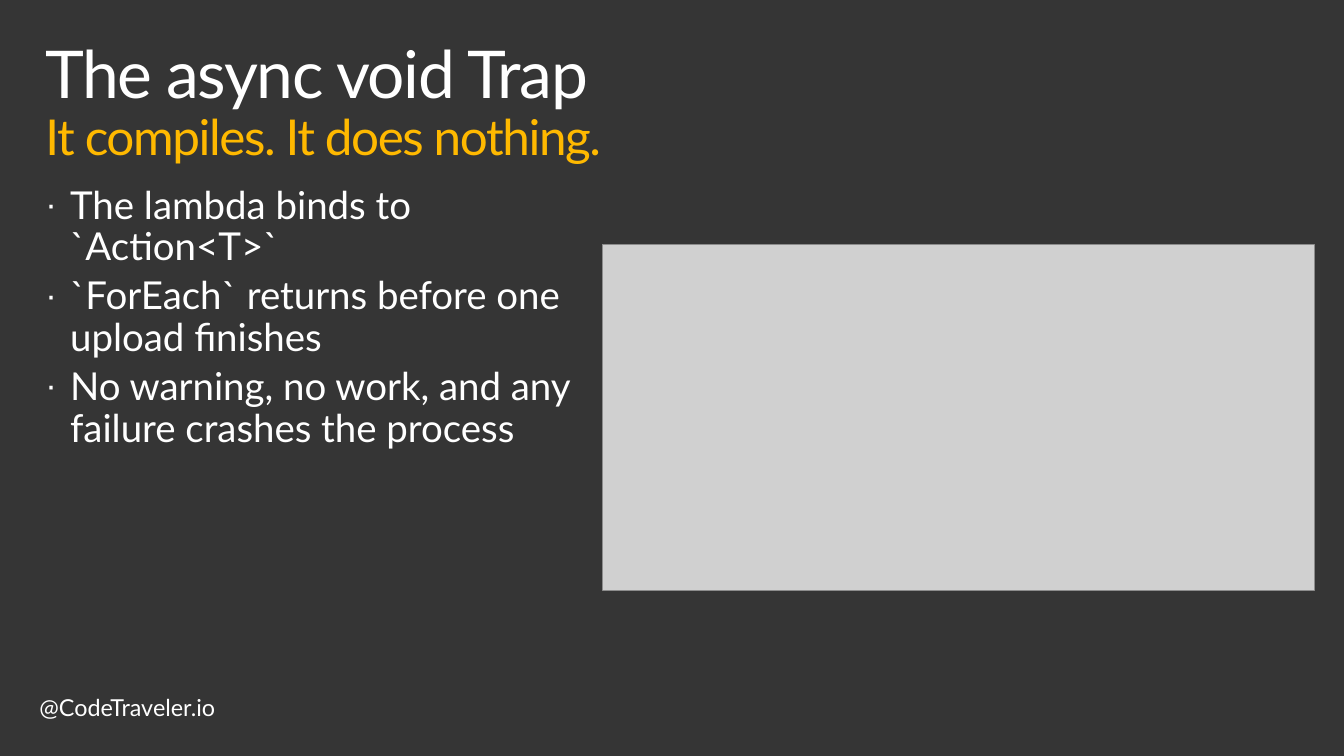
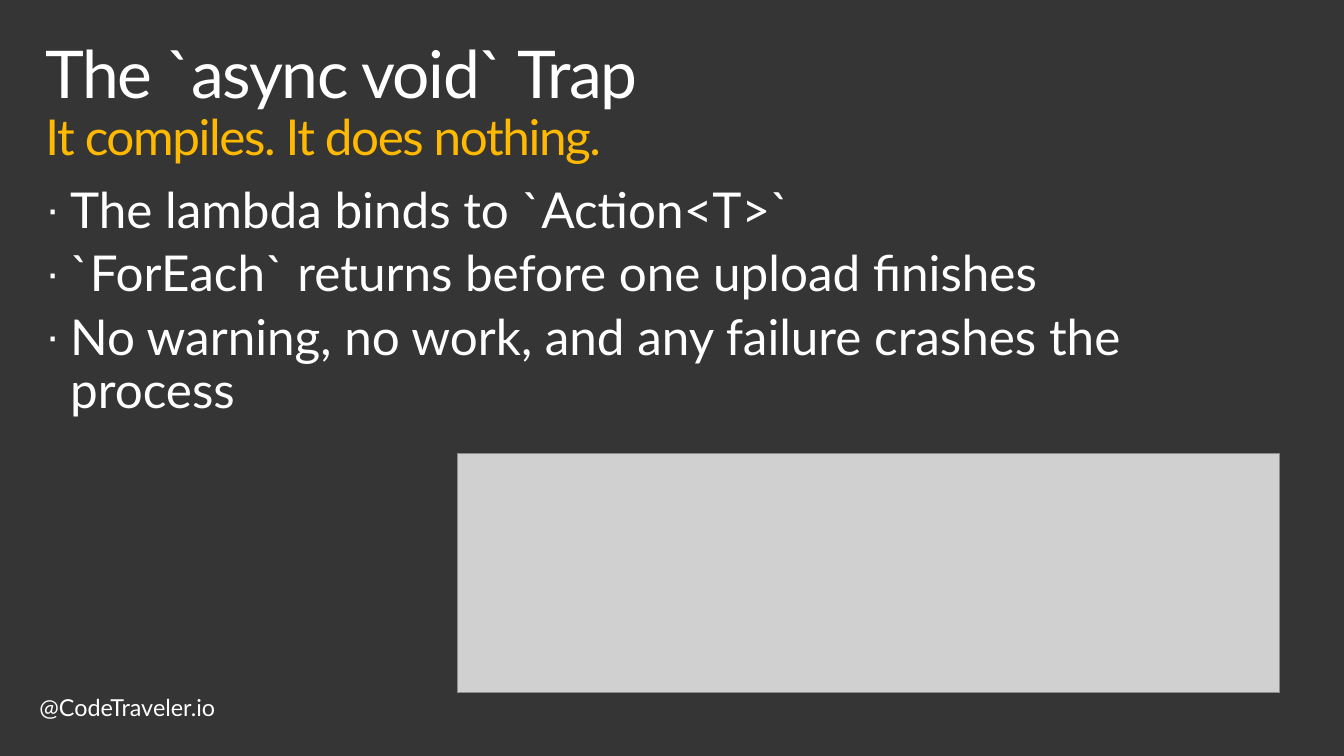
Before and after one commit to TheCodeTraveler/BecomeAnExpertWithAsyncAwait, a slide deck: slide 7 of 7. Data Parallelism/DataParallelism.pptx (slide 9 before the commit). Drawn at 1344x756 pixels with LibreOffice and Linux fonts; fonts in the diff are those of the drawing; grey boxes stand for pictures; background and template pictures are left out. Boxes give left, top, right and bottom in pixels: in the first picture for what was removed or moved away, otherwise in the second. Text is boxed around its words. In the diff, an @@ line names an element or a change of style, - is before the commit and + after.

```diff
--- a/7. Data Parallelism/DataParallelism.pptx
+++ b/7. Data Parallelism/DataParallelism.pptx
@@ title at (x1=45, y1=49, x2=638, y2=164): text changed @@
-The async void Trap
-It compiles. It does nothing.
+The `async void` Trap
+It compiles. It does nothing.
@@ text "The lambda binds to `Action<T>`" at (x1=70, y1=191, x2=1120, y2=417): size 28 to 36 pt; more space between paragraphs @@
@@ picture resized from (x1=603, y1=245, x2=1314, y2=590) to (x1=458, y1=454, x2=1280, y2=693) @@
```
Also in this commit, not shown: 7 other slides changed, 2 slides removed, 1 other file.
